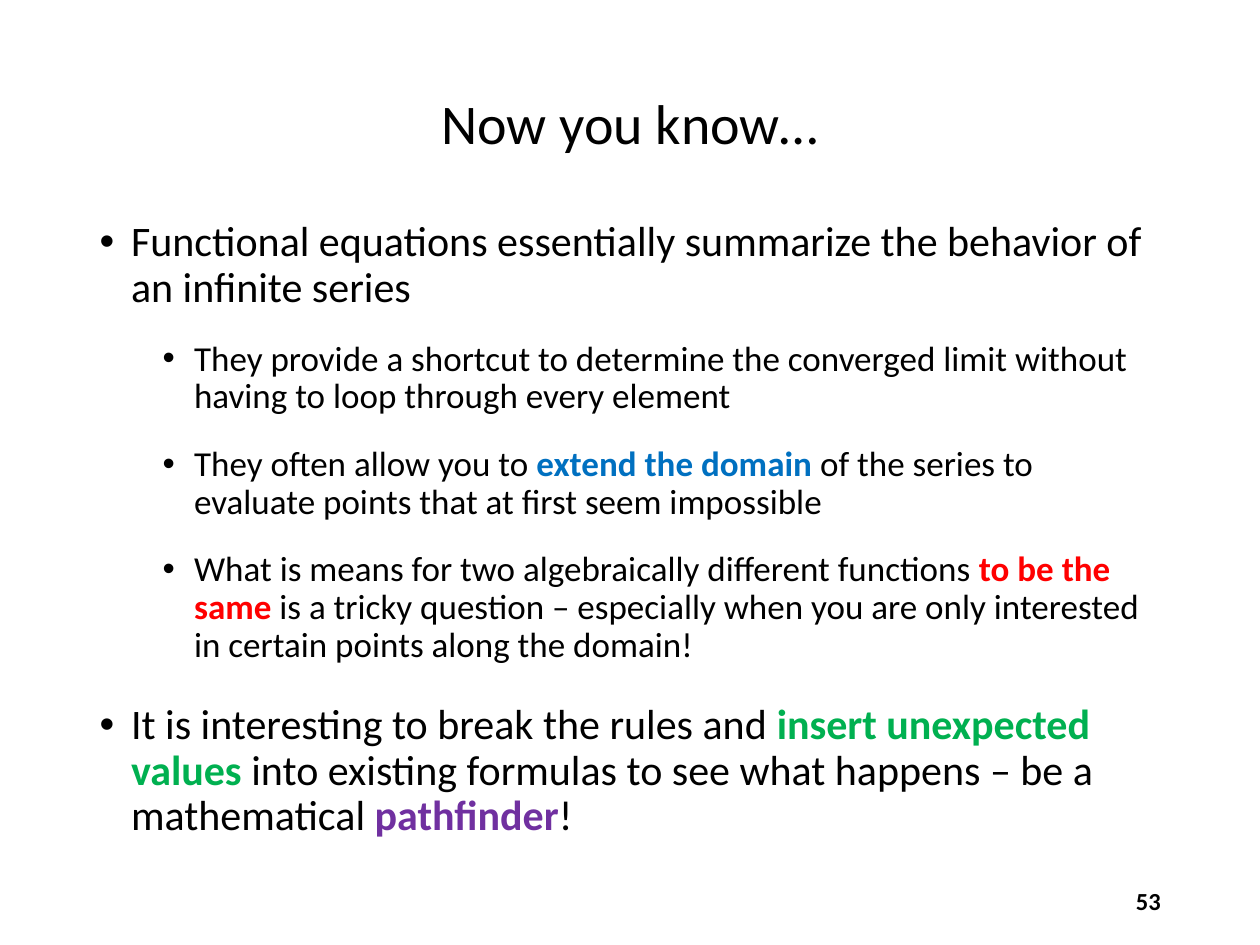
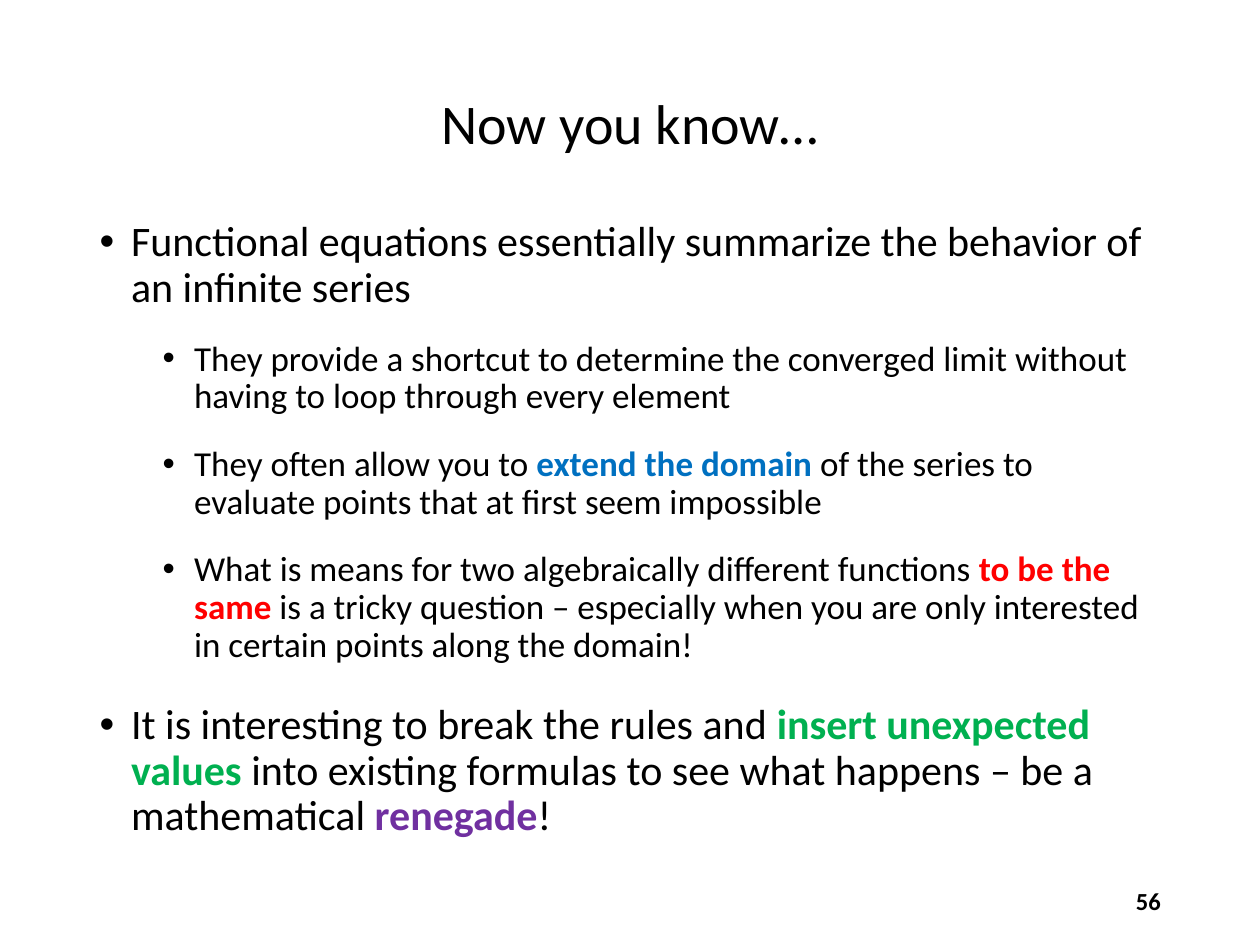
Before and after one commit to dbiersach/scicomp301-cpp-linux, a slide deck: slide 56 of session11/Session 11 - Complex Algebra.pptx (slide 53 before the commit). Drawn at 1260x945 pixels with LibreOffice and Linux fonts; fonts in the diff are those of the drawing. Boxes give left, top, right and bottom in pixels: in the first picture for what was removed or moved away, otherwise in the second. Text is boxed around its words. In the diff, an @@ line names an element or a change of style, - is before the commit and + after.

```diff
--- a/session11/Session 11 - Complex Algebra.pptx
+++ b/session11/Session 11 - Complex Algebra.pptx
@@ text at [131,709,1093,837]: text changed @@
-• It is interesting to break the rules and insert unexpected values into existing formulas to see what happens – be a mathematical pathfinder!
+• It is interesting to break the rules and insert unexpected values into existing formulas to see what happens – be a mathematical renegade!
@@ page number at [1136,893,1161,911]: text changed @@
-53
+56
```
Also in this commit, not shown: 11 other slides changed, 4 slides added, 1 slide removed, 1 other file.
